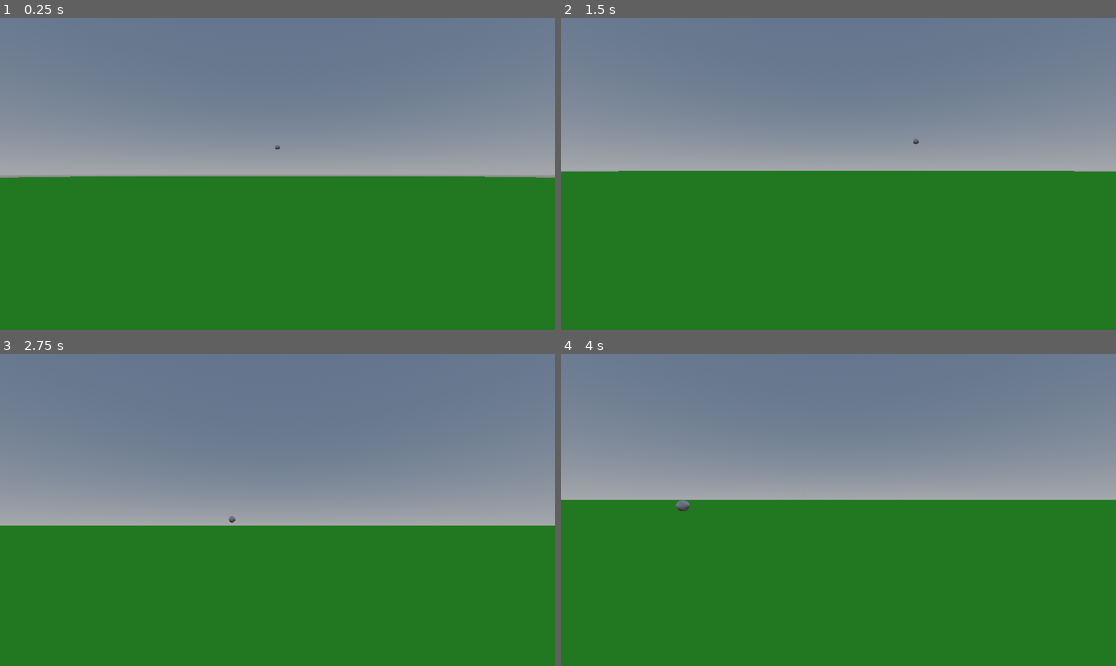
Above: before the commit, frames 1-4 (two rows, left to right).
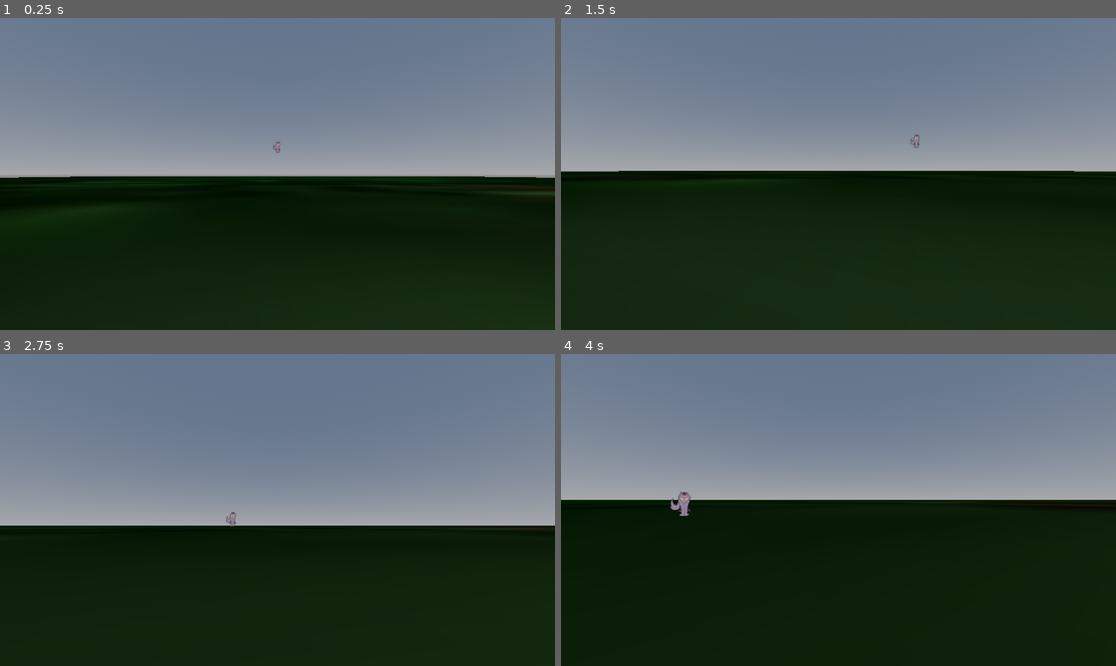
Above: after the commit, the same moments.

Repository: tajsDev/cleanser
Game: Godot game, scene res://Levels/level_one.tscn
Two runs of this game, one before a commit and one after it. Both use one fixed random seed, a clock stepped at 60 frames per second and the inputs below.
Inputs (mouse positions are in pixels of both pictures, inside the frame that each line leads up to):
- Up to frame 1 (0.25 s): no input
- Up to frame 2 (1.5 s): tap Enter (ui_accept) at 0.5, 0.77, 1.25 s; move the mouse to (866, 174) at 0.52 s; hold Up (ui_up) from 0.53 s (still down); move the mouse to (810, 174) at 1.27 s
- Up to frame 3 (2.75 s): keep holding Up (ui_up); tap Enter (ui_accept) at 1.52, 2 s; move the mouse to (288, 503) at 2.02 s
- Up to frame 4 (4 s): keep holding Up (ui_up); move the mouse to (832, 516) at 2.77 s; tap Enter (ui_accept) at 3.02, 3.77 s; move the mouse to (877, 513) at 3.52 s

The runs differ from the first frame. In frame 1, 49% of the frame differs, in the area x 0-100%, y 39-100%; in frame 2, 51%; in frame 3, 45%; in frame 4, 53%, in the area x 0-100%, y 44-100%.

Commit message:
added images and adding bubble

Diff:
--- a/Assets/face.tres
+++ /dev/null
@@ -1,4 +0,0 @@
-[gd_resource type="StandardMaterial3D" format=3 uid="uid://1gyprb4xrshi"]
-
-[resource]
-albedo_color = Color(0.737255, 1, 1, 1)
--- a/Enemies/villager.tscn
+++ b/Enemies/wolf.tscn
@@ -1,26 +1,24 @@
-[gd_scene load_steps=7 format=3 uid="uid://busavbu5ruen3"]
+[gd_scene load_steps=6 format=3 uid="uid://busavbu5ruen3"]
 
 [ext_resource type="Script" path="res://Scripts/villager_nav.gd" id="1_rd73b"]
 [ext_resource type="Script" path="res://Scripts/enemy_hit.gd" id="2_0s4dt"]
+[ext_resource type="Texture2D" uid="uid://ddmvn4vg7i1a0" path="res://Assets/Images/wolf.png" id="2_d7ubs"]
 [ext_resource type="Script" path="res://Scripts/health_manager.gd" id="3_uwt3k"]
 
 [sub_resource type="SphereShape3D" id="SphereShape3D_mjfsd"]
 radius = 0.505267
 
-[sub_resource type="StandardMaterial3D" id="StandardMaterial3D_woaj5"]
-
-[sub_resource type="SphereMesh" id="SphereMesh_s4y53"]
-material = SubResource("StandardMaterial3D_woaj5")
-
-[node name="Villager" type="CharacterBody3D"]
+[node name="wolf" type="CharacterBody3D"]
+transform = Transform3D(2, 0, 0, 0, 2, 0, 0, 0, 2, 0, 0, 0)
 slide_on_ceiling = false
 script = ExtResource("1_rd73b")
 
 [node name="CollisionShape3D" type="CollisionShape3D" parent="."]
 shape = SubResource("SphereShape3D_mjfsd")
 
-[node name="MeshInstance3D" type="MeshInstance3D" parent="."]
-mesh = SubResource("SphereMesh_s4y53")
+[node name="Sprite3D" type="Sprite3D" parent="."]
+transform = Transform3D(0.1, 0, 0, 0, 0.1, 0, 0, 0, 0.1, 0, 0, 0)
+texture = ExtResource("2_d7ubs")
 
 [node name="NavigationAgent3D" type="NavigationAgent3D" parent="."]
 avoidance_enabled = true
@@ -33,8 +31,10 @@
 script = ExtResource("3_uwt3k")
 
 [node name="CollisionShape3D" type="CollisionShape3D" parent="Area3D"]
+transform = Transform3D(1, 0, 0, 0, 1, 0, 0, 0, 1, 0, 0.121037, 0)
 shape = SubResource("SphereShape3D_mjfsd")
 
 [connection signal="area_entered" from="Area3D" to="Area3D" method="_on_area_entered"]
 [connection signal="dead" from="Area3D/HealthManager" to="." method="_on_health_manager_dead"]
+[connection signal="gibbed" from="Area3D/HealthManager" to="." method="_on_health_manager_gibbed"]
 [connection signal="hurts" from="Area3D/HealthManager" to="Area3D" method="_on_health_manager_hurts"]
--- a/Levels/level_one.tscn
+++ b/Levels/level_one.tscn
@@ -1,15 +1,19 @@
-[gd_scene load_steps=9 format=3 uid="uid://1psxygxh4rvo"]
+[gd_scene load_steps=10 format=3 uid="uid://1psxygxh4rvo"]
 
 [ext_resource type="PackedScene" uid="uid://ds5rdkbb2n5fq" path="res://Player/player.tscn" id="1_ethjy"]
 [ext_resource type="Script" path="res://Scripts/spawner.gd" id="1_qes0c"]
-[ext_resource type="PackedScene" uid="uid://busavbu5ruen3" path="res://Enemies/villager.tscn" id="2_1ccay"]
+[ext_resource type="PackedScene" uid="uid://busavbu5ruen3" path="res://Enemies/wolf.tscn" id="2_1ccay"]
+[ext_resource type="Texture2D" uid="uid://bv0vnbven5rgd" path="res://Assets/Images/grass_lowres.png" id="3_10vvo"]
 
 [sub_resource type="NavigationMesh" id="NavigationMesh_2683e"]
 vertices = PackedVector3Array(-49.5, -326.191, -49.5, -49.5, -326.191, 49.5, 49.5, -326.191, 49.5, 49.5, -326.191, -49.5)
 polygons = [PackedInt32Array(3, 2, 0), PackedInt32Array(0, 2, 1)]
 
 [sub_resource type="StandardMaterial3D" id="StandardMaterial3D_6e4mi"]
-albedo_color = Color(0.34902, 1, 0.227451, 1)
+shading_mode = 0
+specular_mode = 2
+albedo_texture = ExtResource("3_10vvo")
+albedo_texture_force_srgb = true
 
 [sub_resource type="BoxMesh" id="BoxMesh_h4xos"]
 material = SubResource("StandardMaterial3D_6e4mi")
--- a/Scripts/enemy_hit.gd
+++ b/Scripts/enemy_hit.gd
@@ -1,10 +1,11 @@
 extends Area3D
-
+@export var bubble:MeshInstance3D
 @onready var health_mang = $HealthManager
 
 # Called when the node enters the scene tree for the first time.
 func _ready() -> void:
-	pass # Replace with function body.
+	if(bubble != null ):
+		add_child(bubble)
 
 
 # Called every frame. 'delta' is the elapsed time since the previous frame.
@@ -17,4 +18,5 @@
 
 
 func _on_health_manager_hurts() -> void:
-	health_mang.hurt(10)
+	if(health_mang.cur_health > 50):
+		health_mang.hurt(10)
--- a/Scripts/health_manager.gd
+++ b/Scripts/health_manager.gd
@@ -23,7 +23,7 @@
 	if cur_health <= 0:
 		emit_signal("dead")
 	else:
-		emit_signal("hurt")
+		emit_signal("gibbed")
 	emit_signal("health_changed")
 
 func heal(amount: int):
--- a/Scripts/spawner.gd
+++ b/Scripts/spawner.gd
@@ -10,5 +10,4 @@
 	# Spawn the mob by adding it to the Main scene.
 	add_child(mob)
 	mob.set_global_pos(global_position)
-	mob.scale = scale
 	mob.player = Player
--- a/Scripts/villager_nav.gd
+++ b/Scripts/villager_nav.gd
@@ -37,3 +37,7 @@
 
 func _on_health_manager_dead() -> void:
 	queue_free()
+
+
+func _on_health_manager_gibbed() -> void:
+	pass # Replace with function body.
Not shown, added: Assets/Images/Untitled20_20241015181000.png.import
Binary file added: Assets/Images/grass_lowres.png
Not shown, added: Assets/Images/grass_lowres.png.import
Binary file added: Assets/Images/skeleton.png
Not shown, added: Assets/Images/skeleton.png.import
Binary file added: Assets/Images/wolf.png
Not shown, added: Assets/Images/wolf.png.import
